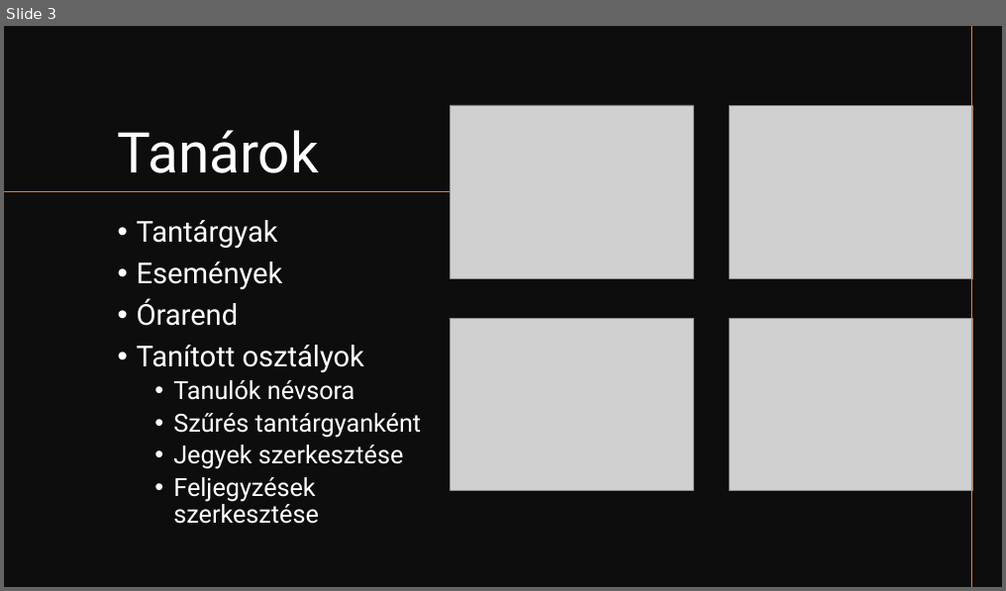
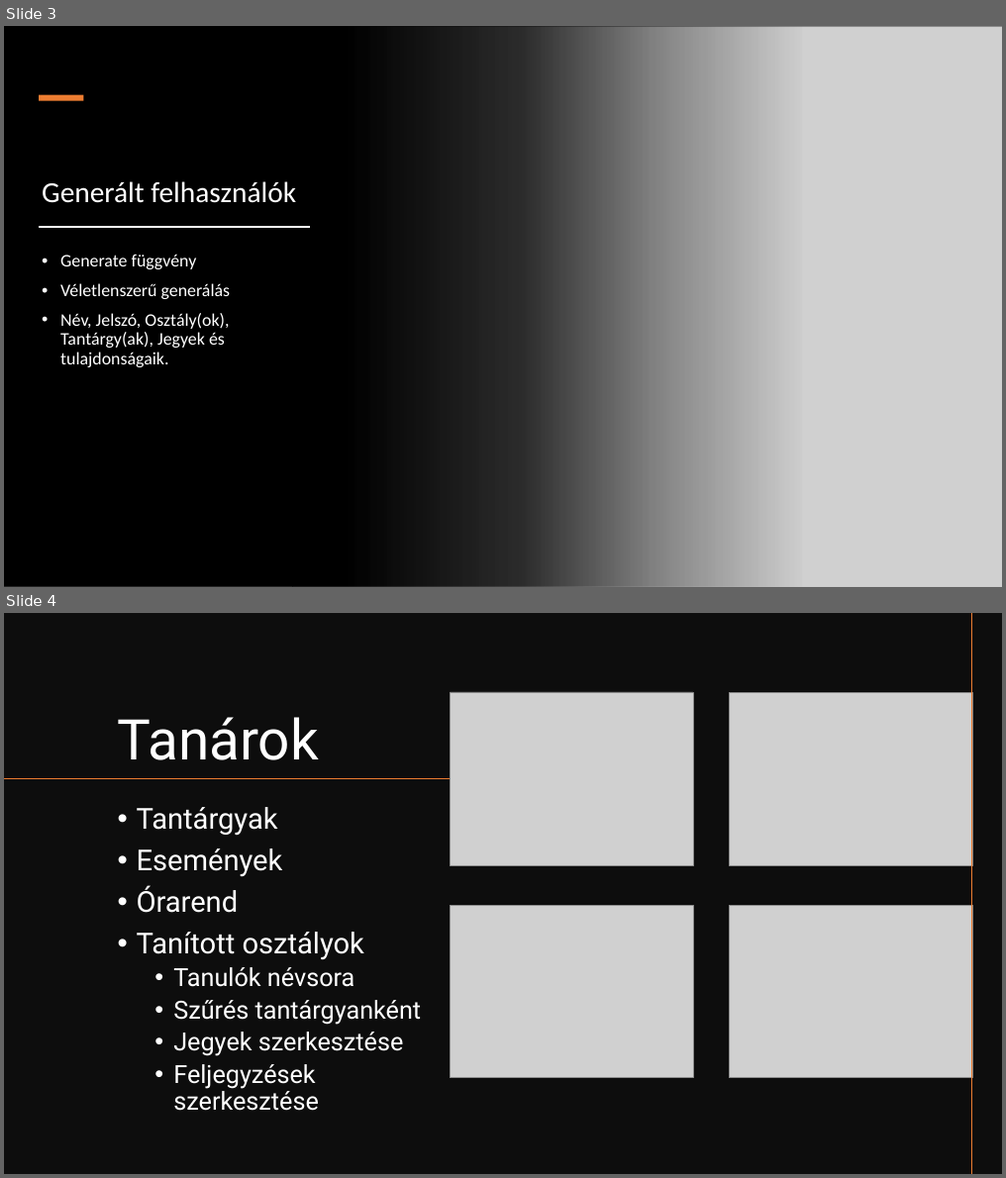
Before and after one commit to SandorKevin/SandorKevin.github.io, a slide deck: eRaser_prezi.pptx. Shown one above the other, each under a label of ours: slide 3 before the commit, slides 3 and 4 after it. The pictures are 1006x591 and 1006x1178 pixels, drawn with LibreOffice and Linux fonts; fonts in the diff are those of the drawing; grey boxes stand for pictures. Boxes give left, top, right and bottom in pixels: in the first picture for what was removed or moved away, otherwise in the second. Text is boxed around its words. In the diff, an @@ line names an element or a change of style, - is before the commit and + after.

```diff
--- a/eRaser_prezi.pptx
+++ b/eRaser_prezi.pptx
@@ slide 3 added at box(4, 26, 1002, 587), background #FFFFFF @@
@@ rectangle added at box(4, 26, 803, 587), fill gradient #000000 @@
@@ picture added at box(292, 26, 1002, 587) @@
@@ rectangle added at box(39, 95, 83, 101), fill #ED7D31 @@
@@ title added at box(42, 181, 296, 203), 28 pt, text #FFFFFF @@
+Generált felhasználók
@@ rectangle added at box(40, 226, 310, 227), fill #000000, outline #FFFFFF 0.25 pt @@
@@ text added at box(60, 254, 231, 368), 17 pt, text #FFFFFF @@
+• Generate függvény
+• Véletlenszerű generálás
+• Név, Jelszó, Osztály(ok), Tantárgy(ak), Jegyek és tulajdonságaik.
@@ what was slide 3 is now slide 4 @@
```
Also in this commit, not shown: 1 slide changed.
